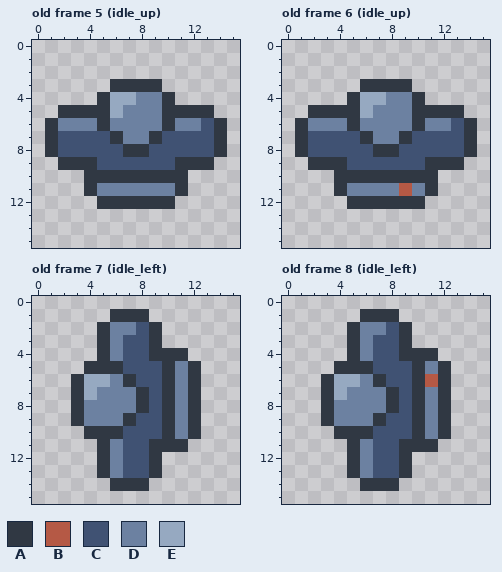
A pixel-art file gets an edit: asset_sources/mars/astronaut.aseprite. Above is the file before it was changed.
80x80 pixels, 8 frames. Shown: old frame 5 (idle_up), old frame 6 (idle_up), old frame 7 (idle_left), old frame 8 (idle_left). The old version is drawn lined up with the new one, on the new canvas. The commit also changed other frames, which this record leaves out.
Palette (. is transparent): A #303843  B #b55945  C #405273  D #6c81a1  E #96a9c1
Pixels before, old frame 5 (idle_up), first column x 1:
 3 .....AAAA.....
 4 ....AEEDDA....
 5 .AAAAEDDDAAAA.
 6 ADDDADDDDADDCA
 7 ACCCCADDACCCCA
 8 ACCCCCAACCCCCA
 9 .AAACCCCCCAAA.
10 ...AAAAAAAA...
11 ...ADDDDDDA...
12 ....AAAAAA....
Pixels before, old frame 6 (idle_up), first column x 1:
 3 .....AAAA.....
 4 ....AEEDDA....
 5 .AAAAEDDDAAAA.
 6 ADDDADDDDADDCA
 7 ACCCCADDACCCCA
 8 ACCCCCAACCCCCA
 9 .AAACCCCCCAAA.
10 ...AAAAAAAA...
11 ...ADDDDBDA...
12 ....AAAAAA....
Pixels before, old frame 7 (idle_left), first column x 3:
 1 ...AAA....
 2 ..ADDCA...
 3 ..ADCCA...
 4 ..ADCCAAA.
 5 .AAACCCADA
 6 AEEDACCADA
 7 AEDDDACADA
 8 ADDDDACADA
 9 ADDDACCADA
10 .AAACCCADA
11 ..ADCCAAA.
12 ..ADCCA...
13 ..ADCCA...
14 ...AAA....
Pixels before, old frame 8 (idle_left), first column x 3:
 1 ...AAA....
 2 ..ADDCA...
 3 ..ADCCA...
 4 ..ADCCAAA.
 5 .AAACCCADA
 6 AEEDACCABA
 7 AEDDDACADA
 8 ADDDDACADA
 9 ADDDACCADA
10 .AAACCCADA
11 ..ADCCAAA.
12 ..ADCCA...
13 ..ADCCA...
14 ...AAA....
After:
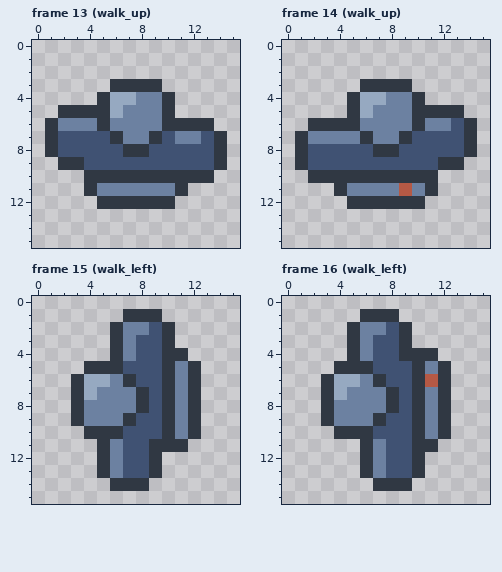
A new or re-ordered frame is compared with the old frame closest to it.
From old to new:
canvas 80x80 -> 16x16 (the part of the old canvas that was cut away was empty and is not shown)
frames 8 -> 16
Frame 13 (walk_up) is new; against old frame 5 (idle_up):
Colour A is added in row 9 at x 14; in row 10 at x 12 to 13.
Colour A replaces colour C in row 6 at x 13.
Colour A replaces colour D in row 6 at x 11 to 12.
Colour C replaces colour A in row 9 at x 4 and 11 to 13.
Colour D replaces colour C in row 7 at x 11 to 12.
The author cleared colour A in row 5 at x 11 to 13; in row 6 at x 14.
Frame 14 (walk_up) is new; against old frame 6 (idle_up):
Colour A is added in row 9 at x 1; in row 10 at x 2 to 3.
Colour A replaces colour D in row 6 at x 2 to 4.
Colour C replaces colour A in row 9 at x 2 to 4 and 11.
Colour D replaces colour C in row 7 at x 2 to 5.
The author cleared colour A in row 5 at x 2 to 4; in row 6 at x 1.
Frame 15 (walk_left) is new; against old frame 7 (idle_left):
Colour A is added in row 1 at x 9; in rows 2 to 3 at x 10.
Colour A replaces colour D in rows 2 to 4 at x 6.
Colour C replaces colour A in rows 2 to 4 at x 9.
Colour D replaces colour C in row 2 at x 8; in rows 3 to 4 at x 7.
The author cleared colour A in row 1 at x 6; in rows 2 to 4 at x 5.
Frame 16 (walk_left) is new; against old frame 8 (idle_left):
Colour A is added in rows 12 to 13 at x 10; in row 14 at x 9.
Colour A replaces colour D in rows 11 to 13 at x 6.
Colour C replaces colour A in rows 11 to 13 at x 9.
Colour D replaces colour C in rows 11 to 13 at x 7.
The author cleared colour A in rows 11 to 13 at x 5; in row 14 at x 6.
Pixel boxes of the changes (left, top, right, bottom) in both pictures:
changed: (175, 105, 227, 183)
changed: (84, 157, 97, 170)
changed: (295, 105, 360, 183)
changed: (425, 157, 438, 170)
changed: (97, 309, 175, 361)
changed: (347, 439, 425, 491)
